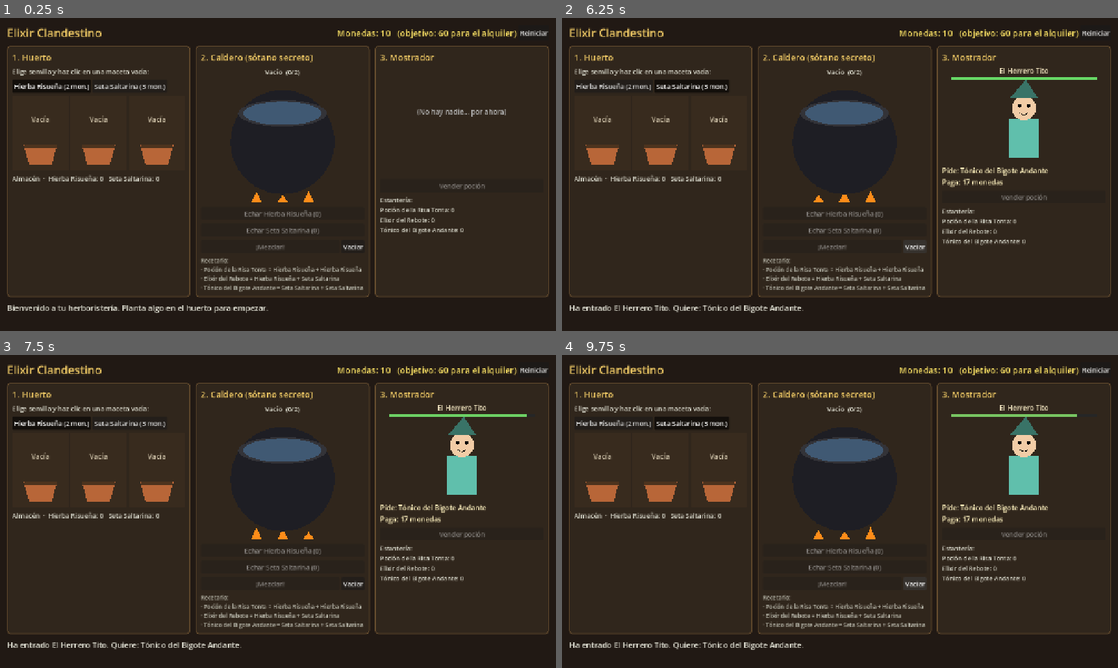
Above: before the commit, frames 1-4 (two rows, left to right).
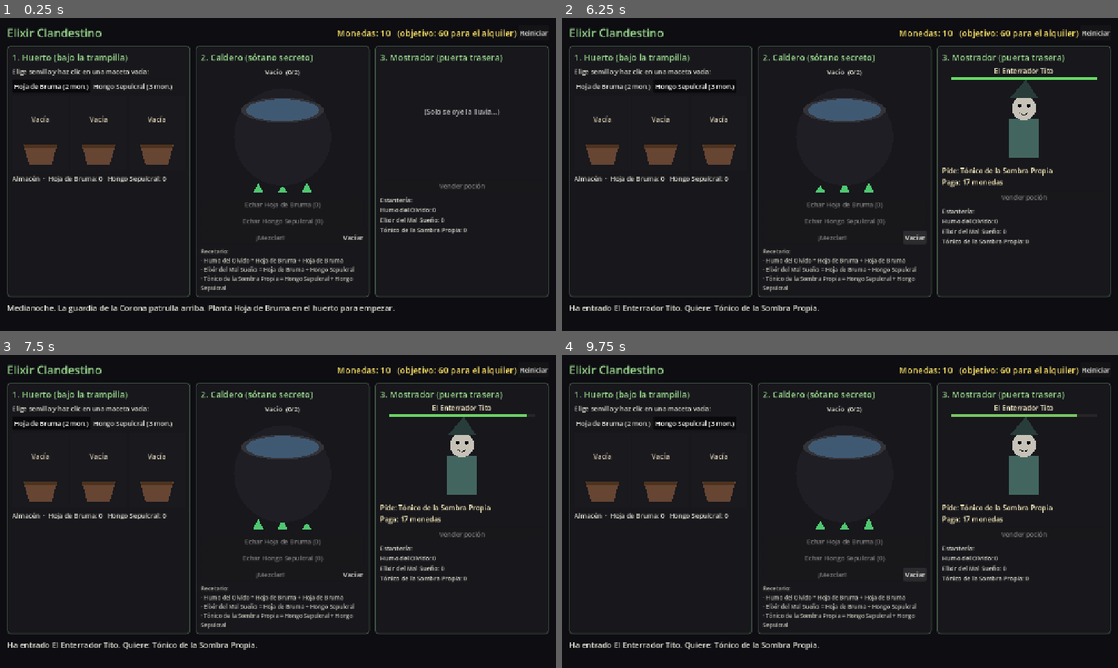
Above: after the commit, the same moments.

Repository: aalcaide45cy/JuegoIndefinido
Game: Godot game, scene res://scenes/main.tscn
The game is run twice, just before and just after one commit, with the same random seed, the same clock (stepped at 60 frames per second) and the same inputs.
Inputs (mouse positions are in pixels of both pictures, inside the frame that each line leads up to):
- Up to frame 1 (0.25 s): no input
- Up to frame 2 (6.25 s): click "Reiniciar" at 0.5 s; click "Reiniciar" at 1.25 s; click "Reiniciar" at 2 s; click (612, 86) at 2.75 s, where only the run before the commit has a clickable "Hierba Risueña (2 mon.)"; click (612, 86) at 3.5 s, where only the run after the commit has a clickable "Hoja de Bruma (2 mon.)"; click (689, 86) at 4.25 s, where only the run before the commit has a clickable "Seta Saltarina (3 mon.)"; click (695, 86) at 5 s, where only the run after the commit has a clickable "Hongo Sepulcral (3 mon.)"; click "Vaciar" at 5.75 s
- Up to frame 3 (7.5 s): click (50, 423) at 6.5 s, where only the run before the commit has a clickable "Hierba Risueña (2 mon.)"; click (50, 423) at 7.25 s, where only the run after the commit has a clickable "Hoja de Bruma (2 mon.)"
- Up to frame 4 (9.75 s): click (689, 423) at 8 s, where only the run before the commit has a clickable "Seta Saltarina (3 mon.)"; click (695, 423) at 8.75 s, where only the run after the commit has a clickable "Hongo Sepulcral (3 mon.)"; click "Vaciar" at 9.5 s

The runs differ from the first frame. In frame 1, 65% of the frame differs, in the area x 1-99%, y 3-95%; in frame 2, 65%; in frame 3, 64%; in frame 4, 65%.

Commit message:
Tono oscuro y Hoja de Bruma como hierba principal
Co-Authored-By: Claude Opus 5.5 <noreply@anthropic.com>
Claude-Session: https://claude.ai/code/session_012MbDtgZevpjjMA3jHVaN93

Diff:
--- a/scripts/caldero.gd
+++ b/scripts/caldero.gd
@@ -7,7 +7,7 @@
 class_name Caldero
 extends Control
 
-# Ingredientes echados, por ejemplo ["risuena", "seta"].
+# Ingredientes echados, por ejemplo ["bruma", "sepulcral"].
 var ingredientes: Array[String] = []
 
 # Pequeño efecto visual: cuando mezclas, el caldero "salta" un momento.
@@ -61,7 +61,7 @@
 	centro.y -= sin(_sacudida * PI) * 12.0  # El saltito al mezclar.
 	var radio: float = minf(size.x, size.y) * 0.38
 
-	# Fuego debajo (tres triángulos naranjas que tiemblan).
+	# Fuego debajo (tres llamas verdes y fantasmales que tiemblan).
 	var t: float = Time.get_ticks_msec() / 150.0
 	for i in 3:
 		var x: float = centro.x + (i - 1) * radio * 0.5
@@ -71,7 +71,7 @@
 			Vector2(x + 12, size.y - 4),
 			Vector2(x, size.y - 4 - alto_llama),
 		]
-		draw_colored_polygon(llama, Color(1.0, 0.55, 0.1))
+		draw_colored_polygon(llama, Color(0.35, 0.9, 0.5, 0.85))
 
 	# Cuerpo del caldero: un círculo negro grande.
 	draw_circle(centro, radio, Color(0.12, 0.12, 0.14))
--- a/scripts/cliente.gd
+++ b/scripts/cliente.gd
@@ -3,7 +3,7 @@
 # El cliente que espera en el mostrador. Pide una poción concreta y tiene una
 # barra de paciencia: si se acaba antes de que le vendas, se marcha enfadado.
 #
-# Cuando no hay nadie en la tienda, "presente" vale false y no se dibuja nada.
+# Cuando no hay nadie en el callejón, "presente" vale false y no se dibuja nada.
 # -----------------------------------------------------------------------------
 class_name Cliente
 extends Control
@@ -13,8 +13,9 @@
 
 # Nombres graciosos para los clientes (puedes añadir los que quieras).
 const NOMBRES: Array[String] = [
-	"Doña Remedios", "El Herrero Tito", "Fray Anselmo", "La Baronesa Pía",
-	"Pepe el Bardo", "Sir Gualterio", "La Tía Eulalia", "Un guardia (fuera de turno)",
+	"La Viuda Remedios", "El Enterrador Tito", "Fray Anselmo (sin hábito)",
+	"La Baronesa Pálida", "Un bardo con ojeras", "Sir Gualterio el Tuerto",
+	"La Vieja del Pozo", "Un guardia (fuera de turno)",
 ]
 
 var presente: bool = false
@@ -48,7 +49,7 @@
 	pedido = GameData.POCIONES.keys().pick_random()
 	paciencia_max = randf_range(25.0, 40.0)
 	paciencia = paciencia_max
-	_color_ropa = Color.from_hsv(randf(), 0.5, 0.75)
+	_color_ropa = Color.from_hsv(randf(), 0.35, 0.4)
 	queue_redraw()
 
 
@@ -62,7 +63,7 @@
 func _draw() -> void:
 	if not presente:
 		draw_string(get_theme_default_font(), Vector2(0, size.y * 0.5),
-				"(No hay nadie... por ahora)", HORIZONTAL_ALIGNMENT_CENTER, size.x, 16,
+				"(Solo se oye la lluvia...)", HORIZONTAL_ALIGNMENT_CENTER, size.x, 16,
 				Color(0.7, 0.7, 0.7))
 		return
 
@@ -70,7 +71,7 @@
 	# Cuerpo: un rectángulo con el color de la ropa.
 	draw_rect(Rect2(cx - 35, 120, 70, 90), _color_ropa)
 	# Cabeza: un círculo color piel.
-	draw_circle(Vector2(cx, 95), 28.0, Color(0.95, 0.8, 0.65))
+	draw_circle(Vector2(cx, 95), 28.0, Color(0.78, 0.76, 0.72))
 	# Ojos.
 	draw_circle(Vector2(cx - 10, 90), 4.0, Color.BLACK)
 	draw_circle(Vector2(cx + 10, 90), 4.0, Color.BLACK)
@@ -79,7 +80,7 @@
 	var curva: float = lerpf(-6.0, 6.0, animo)
 	draw_line(Vector2(cx - 10, 106), Vector2(cx, 106 + curva), Color.BLACK, 2.0)
 	draw_line(Vector2(cx, 106 + curva), Vector2(cx + 10, 106), Color.BLACK, 2.0)
-	# Sombrero de pico (para darle aire medieval).
+	# Capucha de pico (nadie quiere que le reconozcan aquí).
 	var sombrero: PackedVector2Array = [
 		Vector2(cx - 32, 72), Vector2(cx + 32, 72), Vector2(cx + 4, 30),
 	]
--- a/scripts/game_data.gd
+++ b/scripts/game_data.gd
@@ -25,19 +25,24 @@
 
 # Hierbas que se pueden plantar en el huerto.
 #  - nombre: lo que ve el jugador.
+#  - forma: cómo se dibuja ("hoja" = planta de hojas dentadas, "seta" = hongo).
 #  - color: color de la planta y del líquido en el caldero.
 #  - tiempo: segundos que tarda en crecer.
 #  - precio_semilla: monedas que cuesta plantarla.
 const HIERBAS: Dictionary = {
-	"risuena": {
-		"nombre": "Hierba Risueña",
-		"color": Color(0.45, 0.85, 0.35),
+	# La hierba estrella: ilegal, de hojas dentadas, cuyo humo hace soñar.
+	"bruma": {
+		"nombre": "Hoja de Bruma",
+		"forma": "hoja",
+		"color": Color(0.3, 0.6, 0.35),
 		"tiempo": 5.0,
 		"precio_semilla": 2,
 	},
-	"seta": {
-		"nombre": "Seta Saltarina",
-		"color": Color(0.9, 0.35, 0.35),
+	# Un hongo pálido que solo crece donde hay huesos.
+	"sepulcral": {
+		"nombre": "Hongo Sepulcral",
+		"forma": "seta",
+		"color": Color(0.62, 0.58, 0.7),
 		"tiempo": 8.0,
 		"precio_semilla": 3,
 	},
@@ -47,37 +52,37 @@
 # Pociones que se pueden mezclar.
 #  - receta: los ingredientes que hay que echar al caldero (el orden da igual).
 #  - precio: lo que paga el cliente.
-#  - efecto: una frase graciosa que se muestra al venderla.
+#  - efecto: una frase (oscura y algo absurda) que se muestra al venderla.
 const POCIONES: Dictionary = {
-	"risa": {
-		"nombre": "Poción de la Risa Tonta",
-		"color": Color(0.55, 0.95, 0.45),
-		"receta": ["risuena", "risuena"],
+	"humo": {
+		"nombre": "Humo del Olvido",
+		"color": Color(0.35, 0.7, 0.45),
+		"receta": ["bruma", "bruma"],
 		"precio": 8,
-		"efecto": "El cliente se ríe de una piedra durante una hora.",
+		"efecto": "El cliente olvida su nombre, sus deudas y dónde enterró a su suegra.",
 	},
-	"rebote": {
-		"nombre": "Elixir del Rebote",
-		"color": Color(0.95, 0.75, 0.3),
-		"receta": ["risuena", "seta"],
+	"sueno": {
+		"nombre": "Elixir del Mal Sueño",
+		"color": Color(0.45, 0.55, 0.6),
+		"receta": ["bruma", "sepulcral"],
 		"precio": 13,
-		"efecto": "El cliente rebota como una pelota al salir de la tienda.",
+		"efecto": "Esta noche soñará con sus antepasados. Ellos no están contentos.",
 	},
-	"bigote": {
-		"nombre": "Tónico del Bigote Andante",
-		"color": Color(0.75, 0.35, 0.85),
-		"receta": ["seta", "seta"],
+	"sombra": {
+		"nombre": "Tónico de la Sombra Propia",
+		"color": Color(0.4, 0.3, 0.55),
+		"receta": ["sepulcral", "sepulcral"],
 		"precio": 17,
-		"efecto": "Al cliente le crece un bigote que camina solo.",
+		"efecto": "La sombra del cliente se marcha por su cuenta. Volverá... quizá.",
 	},
 }
 
 
 # Recibe la lista de ingredientes que hay en el caldero y devuelve el
-# identificador de la poción que sale (por ejemplo "risa").
+# identificador de la poción que sale (por ejemplo "humo").
 # Si no coincide con ninguna receta, devuelve un texto vacío "".
 static func buscar_pocion(ingredientes: Array) -> String:
-	# Ordenamos para que ["seta", "risuena"] y ["risuena", "seta"] cuenten igual.
+	# Ordenamos para que ["sepulcral", "bruma"] y ["bruma", "sepulcral"] cuenten igual.
 	var ordenados: Array = []
 	ordenados.append_array(ingredientes)
 	ordenados.sort()
@@ -90,7 +95,7 @@
 	return ""
 
 
-# Devuelve el texto de la receta, por ejemplo "Hierba Risueña + Seta Saltarina".
+# Devuelve el texto de la receta, por ejemplo "Hoja de Bruma + Hongo Sepulcral".
 static func texto_receta(id_pocion: String) -> String:
 	var nombres: PackedStringArray = []
 	for id_hierba in POCIONES[id_pocion]["receta"]:
--- a/scripts/maceta.gd
+++ b/scripts/maceta.gd
@@ -20,7 +20,7 @@
 enum Estado { VACIA, CRECIENDO, LISTA }
 
 var estado: Estado = Estado.VACIA
-var tipo_hierba: String = ""     # Qué hay plantado, por ejemplo "risuena".
+var tipo_hierba: String = ""     # Qué hay plantado, por ejemplo "bruma".
 var progreso: float = 0.0        # De 0.0 (recién plantada) a 1.0 (lista).
 
 var _raton_encima: bool = false  # Para iluminar la maceta al pasar el ratón.
@@ -89,7 +89,7 @@
 	var alto: float = size.y
 
 	# Fondo de la casilla (más claro si el ratón está encima).
-	var fondo: Color = Color(0.22, 0.17, 0.12) if not _raton_encima else Color(0.3, 0.24, 0.17)
+	var fondo: Color = Color(0.1, 0.1, 0.12) if not _raton_encima else Color(0.16, 0.16, 0.2)
 	draw_rect(Rect2(Vector2.ZERO, size), fondo)
 
 	# La maceta: un trapecio marrón (más ancho arriba que abajo).
@@ -101,7 +101,7 @@
 		Vector2(ancho * 0.7, abajo_y),
 		Vector2(ancho * 0.3, abajo_y),
 	]
-	draw_colored_polygon(puntos, Color(0.72, 0.4, 0.22))
+	draw_colored_polygon(puntos, Color(0.4, 0.27, 0.2))
 	# Tierra
 	draw_rect(Rect2(ancho * 0.22, arriba_y, ancho * 0.56, 8.0), Color(0.3, 0.2, 0.12))
 
@@ -117,18 +117,29 @@
 	var punta: Vector2 = base - Vector2(0, altura_tallo)
 	draw_line(base, punta, Color(0.25, 0.55, 0.2), 4.0)
 
-	if tipo_hierba == "seta":
-		# Una seta: sombrero redondo con puntos blancos.
+	if GameData.HIERBAS[tipo_hierba]["forma"] == "seta":
+		# Un hongo: sombrero (medio círculo) con manchas oscuras.
 		var radio: float = lerpf(6.0, 26.0, progreso)
 		draw_circle(punta, radio, color_planta)
-		draw_circle(punta + Vector2(-radio * 0.4, -radio * 0.2), radio * 0.18, Color.WHITE)
-		draw_circle(punta + Vector2(radio * 0.35, -radio * 0.35), radio * 0.15, Color.WHITE)
+		draw_rect(Rect2(punta.x - radio, punta.y, radio * 2.0, radio), fondo)
+		draw_line(punta, punta + Vector2(0, radio), Color(0.75, 0.72, 0.68), 5.0)  # Pie del hongo.
+		draw_circle(punta + Vector2(-radio * 0.4, -radio * 0.4), radio * 0.16, Color(0.2, 0.15, 0.25))
+		draw_circle(punta + Vector2(radio * 0.35, -radio * 0.55), radio * 0.12, Color(0.2, 0.15, 0.25))
 	else:
-		# Una hierba: varias hojas (círculos) alrededor del tallo.
-		var radio_hoja: float = lerpf(4.0, 14.0, progreso)
-		draw_circle(punta, radio_hoja, color_planta)
-		draw_circle(punta + Vector2(-radio_hoja, radio_hoja), radio_hoja, color_planta)
-		draw_circle(punta + Vector2(radio_hoja, radio_hoja), radio_hoja, color_planta)
+		# Una planta de hojas alargadas y puntiagudas, abiertas en abanico.
+		var largo: float = lerpf(8.0, 34.0, progreso)
+		for angulo_grados in [-70.0, -35.0, 0.0, 35.0, 70.0]:
+			var direccion: Vector2 = Vector2.UP.rotated(deg_to_rad(angulo_grados))
+			var lado: Vector2 = direccion.orthogonal() * largo * 0.18
+			# Las hojas laterales son un poco más cortas que la central.
+			var factor: float = 1.0 - absf(angulo_grados) / 200.0
+			var hoja: PackedVector2Array = [
+				punta,
+				punta + direccion * largo * factor * 0.5 + lado,
+				punta + direccion * largo * factor,
+				punta + direccion * largo * factor * 0.5 - lado,
+			]
+			draw_colored_polygon(hoja, color_planta)
 
 	if estado == Estado.CRECIENDO:
 		# Barra de progreso arriba.
--- a/scripts/main.gd
+++ b/scripts/main.gd
@@ -21,7 +21,7 @@
 var dinero: int = GameData.DINERO_INICIAL
 var hierbas: Dictionary = {}     # id_hierba -> cantidad en el almacén
 var pociones: Dictionary = {}    # id_pocion -> cantidad lista para vender
-var semilla_elegida: String = "risuena"
+var semilla_elegida: String = "bruma"
 var ha_ganado: bool = false
 
 # ------------------- REFERENCIAS A NODOS DE LA INTERFAZ ----------------------
@@ -51,7 +51,8 @@
 
 	# El primer cliente llega a los pocos segundos.
 	_timer_cliente.start(4.0)
-	_mensaje("Bienvenido a tu herboristería. Planta algo en el huerto para empezar.")
+	_mensaje("Medianoche. La guardia de la Corona patrulla arriba. "
+			+ "Planta Hoja de Bruma en el huerto para empezar.")
 	_actualizar_interfaz()
 
 
@@ -104,7 +105,7 @@
 	_caldero.sacudir()
 	_caldero.vaciar()
 	if id_pocion == "":
-		_mensaje("¡Puaj! Ha salido un pringue gris que no sirve para nada.")
+		_mensaje("El caldero escupe un lodo negro que huele a tumba. No sirve para nada.")
 	else:
 		pociones[id_pocion] += 1
 		_mensaje("¡Has preparado %s!" % GameData.POCIONES[id_pocion]["nombre"])
@@ -148,7 +149,7 @@
 
 
 func _cliente_se_cansa() -> void:
-	_mensaje("%s se ha cansado de esperar y se ha ido refunfuñando." % _cliente.nombre)
+	_mensaje("%s se ha cansado de esperar y se ha perdido en la niebla." % _cliente.nombre)
 	_cliente.marcharse()
 	_programar_siguiente_cliente()
 	_actualizar_interfaz()
@@ -221,9 +222,9 @@
 # =============================================================================
 
 func _construir_interfaz() -> void:
-	# Fondo de madera oscura.
+	# Fondo casi negro: es de noche y esto es ilegal.
 	var fondo: ColorRect = ColorRect.new()
-	fondo.color = Color(0.13, 0.1, 0.08)
+	fondo.color = Color(0.05, 0.05, 0.07)
 	fondo.set_anchors_preset(Control.PRESET_FULL_RECT)
 	add_child(fondo)
 
@@ -241,7 +242,7 @@
 	# --- Barra superior ---
 	var barra: HBoxContainer = HBoxContainer.new()
 	columna_principal.add_child(barra)
-	barra.add_child(_crear_label("Elixir Clandestino", 26, Color(0.95, 0.8, 0.4)))
+	barra.add_child(_crear_label("Elixir Clandestino", 26, Color(0.6, 0.85, 0.55)))
 	var hueco: Control = Control.new()
 	hueco.size_flags_horizontal = Control.SIZE_EXPAND_FILL
 	barra.add_child(hueco)
@@ -274,7 +275,7 @@
 
 func _crear_zona_huerto() -> Control:
 	var panel: PanelContainer = _crear_panel()
-	var caja: VBoxContainer = _caja_de_panel(panel, "1. Huerto")
+	var caja: VBoxContainer = _caja_de_panel(panel, "1. Huerto (bajo la trampilla)")
 
 	caja.add_child(_crear_label("Elige semilla y haz clic en una maceta vacía:", 15))
 	var fila_semillas: HBoxContainer = HBoxContainer.new()
@@ -334,7 +335,7 @@
 
 func _crear_zona_mostrador() -> Control:
 	var panel: PanelContainer = _crear_panel()
-	var caja: VBoxContainer = _caja_de_panel(panel, "3. Mostrador")
+	var caja: VBoxContainer = _caja_de_panel(panel, "3. Mostrador (puerta trasera)")
 
 	_cliente = Cliente.new()
 	_cliente.se_cansa.connect(_cliente_se_cansa)
@@ -376,10 +377,10 @@
 	panel.size_flags_horizontal = Control.SIZE_EXPAND_FILL
 	panel.size_flags_stretch_ratio = 1.0
 	var estilo: StyleBoxFlat = StyleBoxFlat.new()
-	estilo.bg_color = Color(0.19, 0.15, 0.11)
+	estilo.bg_color = Color(0.09, 0.09, 0.11)
 	estilo.set_corner_radius_all(8)
 	estilo.set_content_margin_all(12)
-	estilo.border_color = Color(0.4, 0.3, 0.18)
+	estilo.border_color = Color(0.25, 0.32, 0.25)
 	estilo.set_border_width_all(2)
 	panel.add_theme_stylebox_override("panel", estilo)
 	return panel
@@ -390,5 +391,5 @@
 	var caja: VBoxContainer = VBoxContainer.new()
 	caja.add_theme_constant_override("separation", 8)
 	panel.add_child(caja)
-	caja.add_child(_crear_label(titulo, 20, Color(0.95, 0.8, 0.4)))
+	caja.add_child(_crear_label(titulo, 20, Color(0.6, 0.85, 0.55)))
 	return caja
